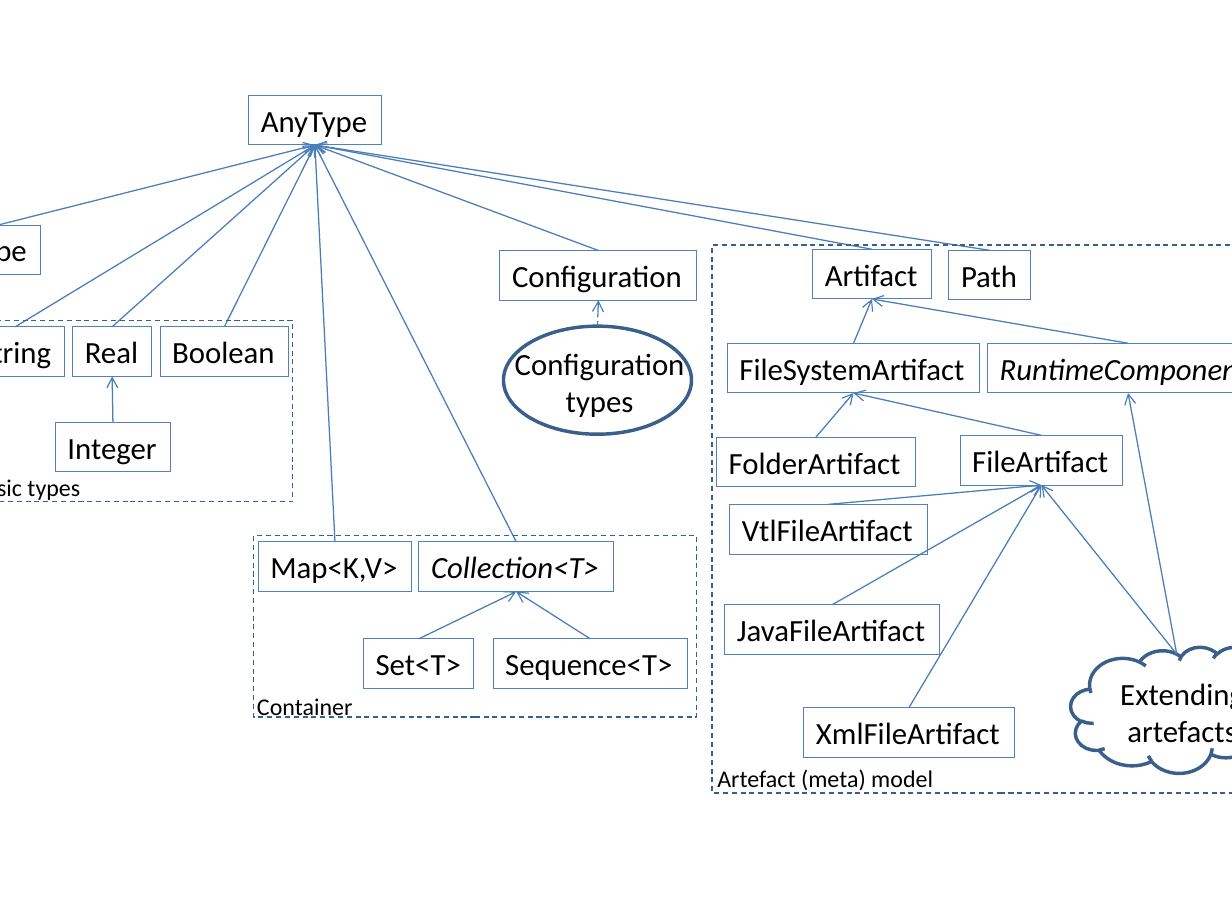
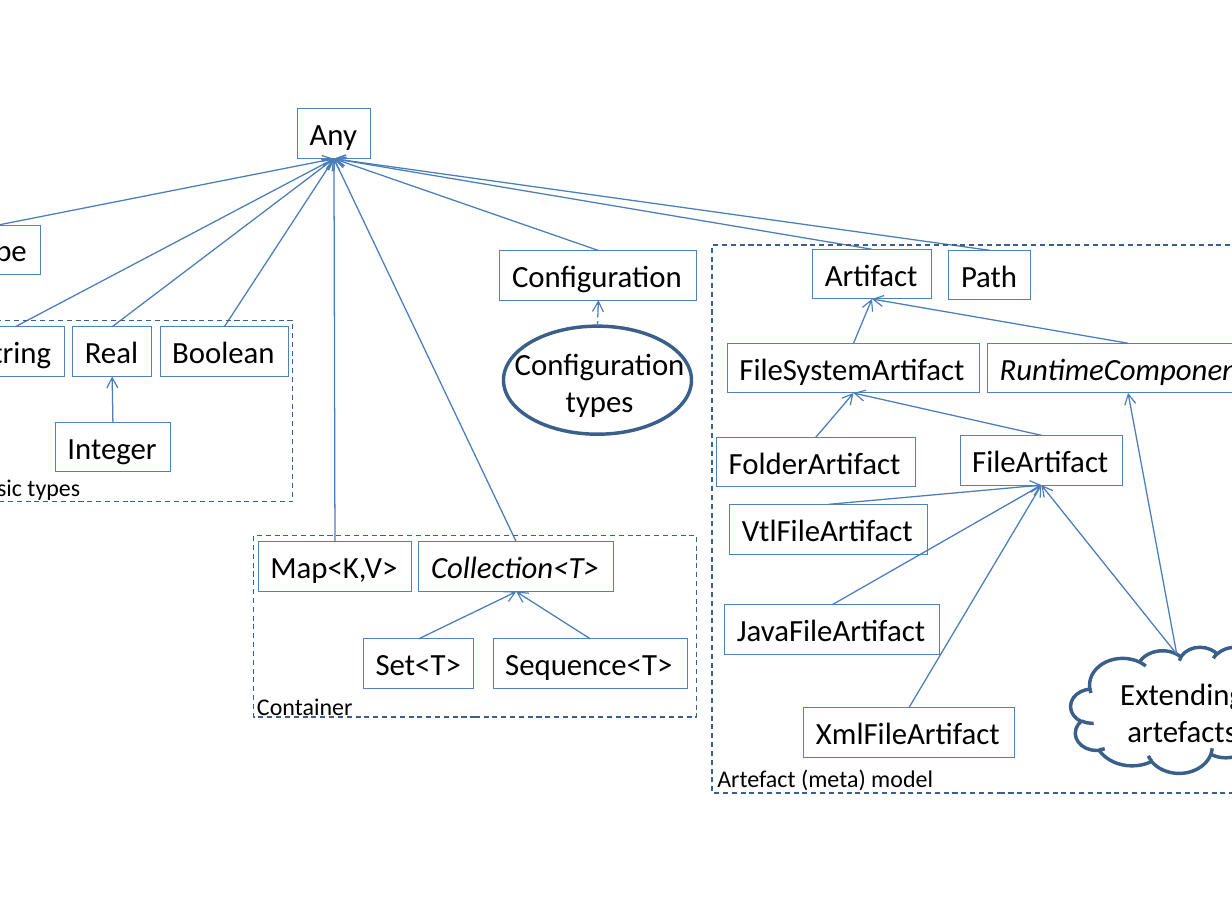
Before and after one commit to SSEHUB/EASyProducer, a slide deck: slide 1 of doc/VIL - Pictures.pptx. Drawn at 1232x924 pixels with LibreOffice and Linux fonts; fonts in the diff are those of the drawing. Boxes give left, top, right and bottom in pixels: in the first picture for what was removed or moved away, otherwise in the second. Text is boxed around its words. In the diff, an @@ line names an element or a change of style, - is before the commit and + after.

Commit message:
missing doc figure

```diff
--- a/doc/VIL - Pictures.pptx
+++ b/doc/VIL - Pictures.pptx
@@ rectangle "Any": place and size @@
-rectangle "Any" at box(249, 95, 381, 144)
+rectangle "Any" at box(298, 108, 371, 158)
@@ text in rectangle at box(310, 125, 357, 150): text changed @@
-AnyType
+Any
@@ arrow moved from (0, 225) - (315, 145) to (0, 225) - (334, 159) @@
@@ arrow moved from (15, 326) - (315, 145) to (15, 326) - (334, 159) @@
@@ arrow moved from (112, 326) - (315, 145) to (112, 326) - (334, 159) @@
@@ arrow moved from (224, 326) - (315, 145) to (224, 326) - (334, 159) @@
@@ arrow moved from (989, 250) - (315, 145) to (989, 250) - (334, 159) @@
@@ arrow moved from (872, 249) - (315, 145) to (872, 249) - (334, 159) @@
@@ arrow moved from (516, 542) - (315, 145) to (516, 542) - (334, 159) @@
@@ arrow moved from (335, 542) - (315, 145) to (335, 542) - (334, 159) @@
@@ arrow moved from (599, 250) - (315, 145) to (599, 250) - (334, 159) @@
```
